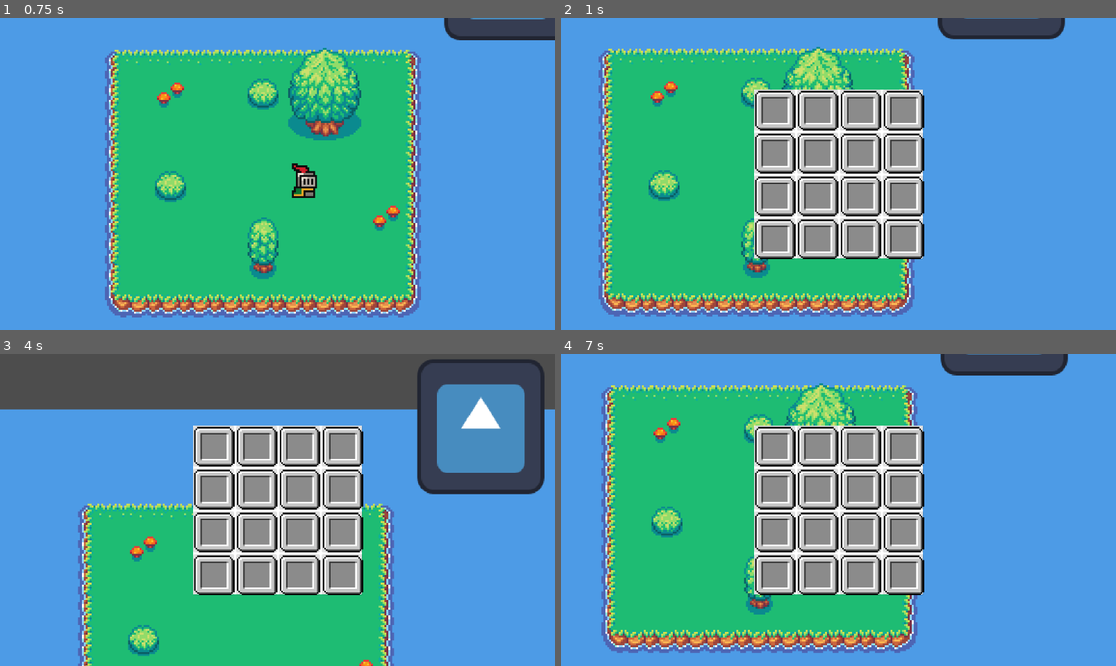
Above: before the commit, frames 1-4 (two rows, left to right).
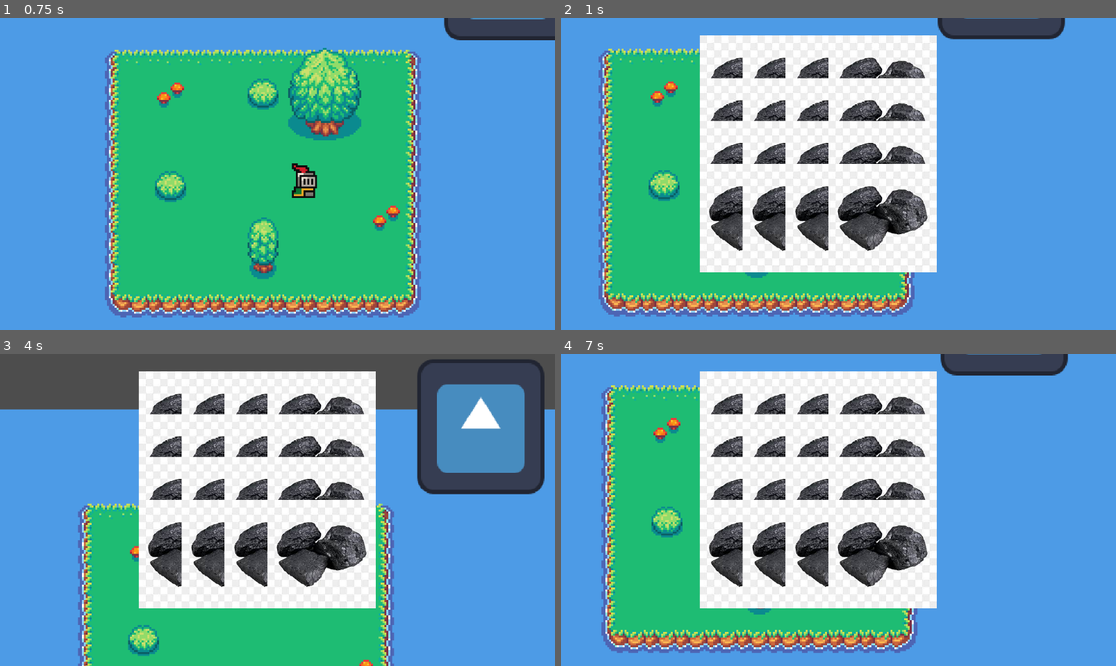
Above: after the commit, the same moments.

Repository: AlexAb123/May-Term
Game: Godot game, scene res://Scenes/Main.tscn
Two runs of this game, one before a commit and one after it. Both use one fixed random seed, a clock stepped at 60 frames per second and the inputs below. The engine's default icon, where the game draws it, is replaced by a stand-in: a white triangle on a blue panel in a dark square.
Inputs:
- Up to frame 1 (0.75 s): hold D (move_right) from 0.53 s (still down); tap C (c) at 0.6 s
- Up to frame 2 (1 s): keep holding D (move_right); tap E (e) at 0.8 s
- Up to frame 3 (4 s): release D (move_right) at 1.28 s; hold S (move_down) 1.28-2.03 s; tap E (e) at 1.35, 3.8 s; tap G (g) at 1.55, 2.1 s; hold D (move_right) 2.03-2.78 s; tap X (x) at 2.3, 2.85 s; hold W (move_up) 2.78-3.53 s; tap C (c) at 3.05, 3.6 s; hold A (move_left) from 3.53 s (still down)
- Up to frame 4 (7 s): tap E (e) at 4.35, 6.8 s; tap G (g) at 4.55, 5.1 s; release A (move_left) at 5.03 s; hold S (move_down) 5.03-5.78 s; tap X (x) at 5.3, 5.85 s; hold D (move_right) 5.78-6.53 s; tap C (c) at 6.05 s; hold W (move_up) from 6.53 s (still down); tap Z (z) at 6.6 s

Frame 1 is identical in both runs. In frame 2, 30% of the frame differs, in the area x 24-68%, y 5-82%; in frame 3, 29%; in frame 4, 30%.

Commit message:
s

Diff:
--- a/Scenes/InventoryUI.tscn
+++ b/Scenes/Inventory Scenes/InventoryUI.tscn
@@ -1,7 +1,7 @@
-[gd_scene load_steps=3 format=3 uid="uid://cbevvfkxg4xd0"]
+[gd_scene load_steps=3 format=3 uid="uid://xy2vr6tknt6g"]
 
 [ext_resource type="Script" path="res://Scripts/Inventory Scripts/InventoryUI.gd" id="1_mbsl2"]
-[ext_resource type="PackedScene" uid="uid://bxm3jiyoixyf0" path="res://InventoryUISlot.tscn" id="2_javjt"]
+[ext_resource type="PackedScene" uid="uid://bxm3jiyoixyf0" path="res://Scenes/Inventory Scenes/InventoryUISlot.tscn" id="2_javjt"]
 
 [node name="InventoryUI" type="Control"]
 custom_minimum_size = Vector2(350, 350)
--- a/InventoryUISlot.tscn
+++ b/Scenes/Inventory Scenes/InventoryUISlot.tscn
@@ -1,16 +1,18 @@
 [gd_scene load_steps=3 format=3 uid="uid://bxm3jiyoixyf0"]
 
-[ext_resource type="Texture2D" uid="uid://bkgdprgdchbxj" path="res://assets/sprites/MinecraftSlot.webp" id="1_c6nfp"]
-[ext_resource type="Script" path="res://InventoryUISlot.gd" id="1_oat8s"]
+[ext_resource type="Script" path="res://Scripts/Inventory Scripts/InventoryUISlot.gd" id="1_mjltl"]
+[ext_resource type="Texture2D" uid="uid://bkgdprgdchbxj" path="res://assets/sprites/MinecraftSlot.webp" id="2_bygfh"]
 
 [node name="InventoryUISlot" type="Panel"]
 self_modulate = Color(1, 1, 1, 0.219608)
 custom_minimum_size = Vector2(85, 85)
 offset_right = 85.0
 offset_bottom = 85.0
-script = ExtResource("1_oat8s")
+script = ExtResource("1_mjltl")
 
 [node name="Sprite2D" type="Sprite2D" parent="."]
 position = Vector2(43.7, 44.22)
 scale = Vector2(0.0461458, 0.0456042)
-texture = ExtResource("1_c6nfp")
+texture = ExtResource("2_bygfh")
+
+[node name="ItemSprite2D" type="Sprite2D" parent="."]
--- a/Scenes/Main.tscn
+++ b/Scenes/Main.tscn
@@ -6,7 +6,7 @@
 [ext_resource type="Script" path="res://Scripts/CameraScripts/Camera.gd" id="2_wulpf"]
 [ext_resource type="Texture2D" uid="uid://s4t57ssophup" path="res://icon.svg" id="3_mlsly"]
 [ext_resource type="Texture2D" uid="uid://ds5p6d23xpleh" path="res://assets/Test/16x16/Tilesets/New/Solaria Demo Tiles.png" id="5_wuw67"]
-[ext_resource type="PackedScene" uid="uid://cbevvfkxg4xd0" path="res://Scenes/InventoryUI.tscn" id="6_7vi8w"]
+[ext_resource type="PackedScene" uid="uid://xy2vr6tknt6g" path="res://Scenes/Inventory Scenes/InventoryUI.tscn" id="6_7vi8w"]
 
 [sub_resource type="TileSetAtlasSource" id="TileSetAtlasSource_ijkaf"]
 texture = ExtResource("5_wuw67")
--- a/Scripts/Inventory Scripts/Inventory.gd
+++ b/Scripts/Inventory Scripts/Inventory.gd
@@ -1,5 +1,5 @@
 extends Resource
 
 class_name Inventory
-# Called when the node enters the scene tree for the first time.
+
 @export var invItems : Array[Item]
--- a/Scripts/Inventory Scripts/InventoryUI.gd
+++ b/Scripts/Inventory Scripts/InventoryUI.gd
@@ -1,20 +1,18 @@
 extends Control
 
-var isOpen = false
+class_name Inventory_UI
 
 func _ready():
 	close()
 
 func _process(delta):
 	if Input.is_action_just_pressed("e"):
-		if isOpen:
+		if visible:
 			close()
 		else:
 			open()
 func open():
-	isOpen = true
-	self.visible = true
+	visible = true
 
 func close():
-	isOpen = false
 	visible = false
--- a/InventoryUISlot.gd
+++ b/Scripts/Inventory Scripts/InventoryUISlot.gd
@@ -1,11 +1,14 @@
 extends Panel
 
+class_name Inventory_UI_Slot
+
+@onready var itemSprite2D = $ItemSprite2D
 
 # Called when the node enters the scene tree for the first time.
 func _ready():
-	pass # Replace with function body.
+	itemSprite2D.texture = Database.item_database["Coal"].sprite
 
 
 # Called every frame. 'delta' is the elapsed time since the previous frame.
 func _process(delta):
-	Database.item_database["Coal"]
+	pass
Not shown: 1 places in Resources/Items/ITEM_Furnace.tres that only renumber resources
